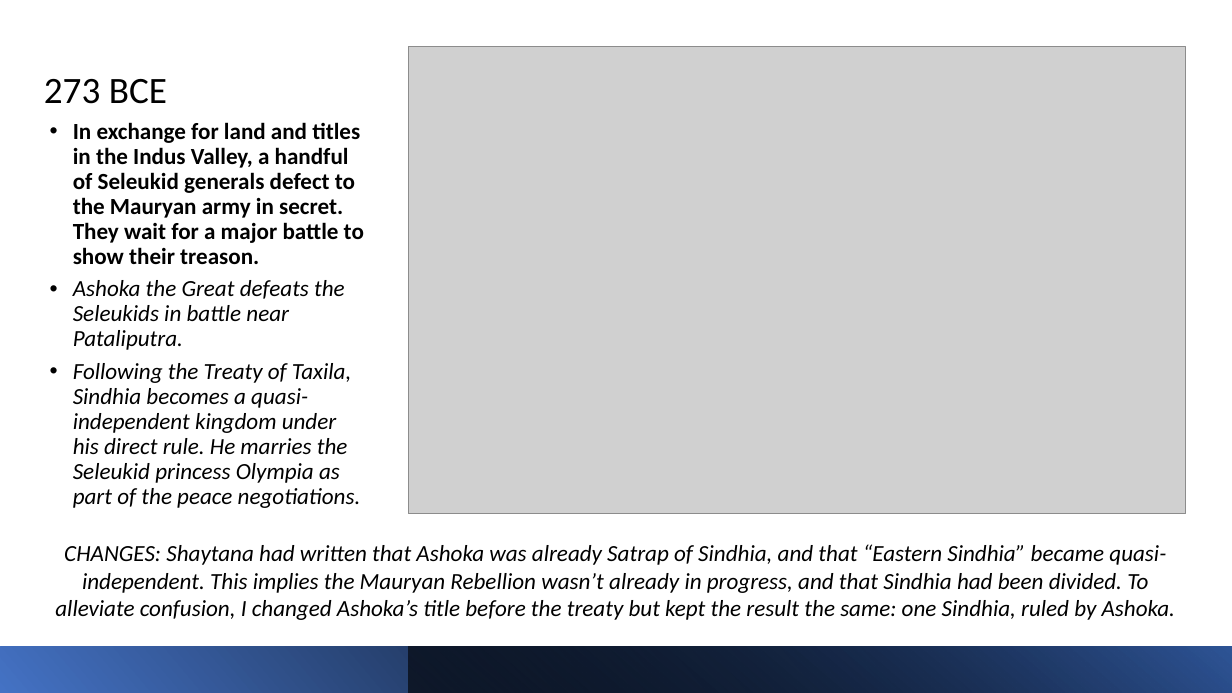
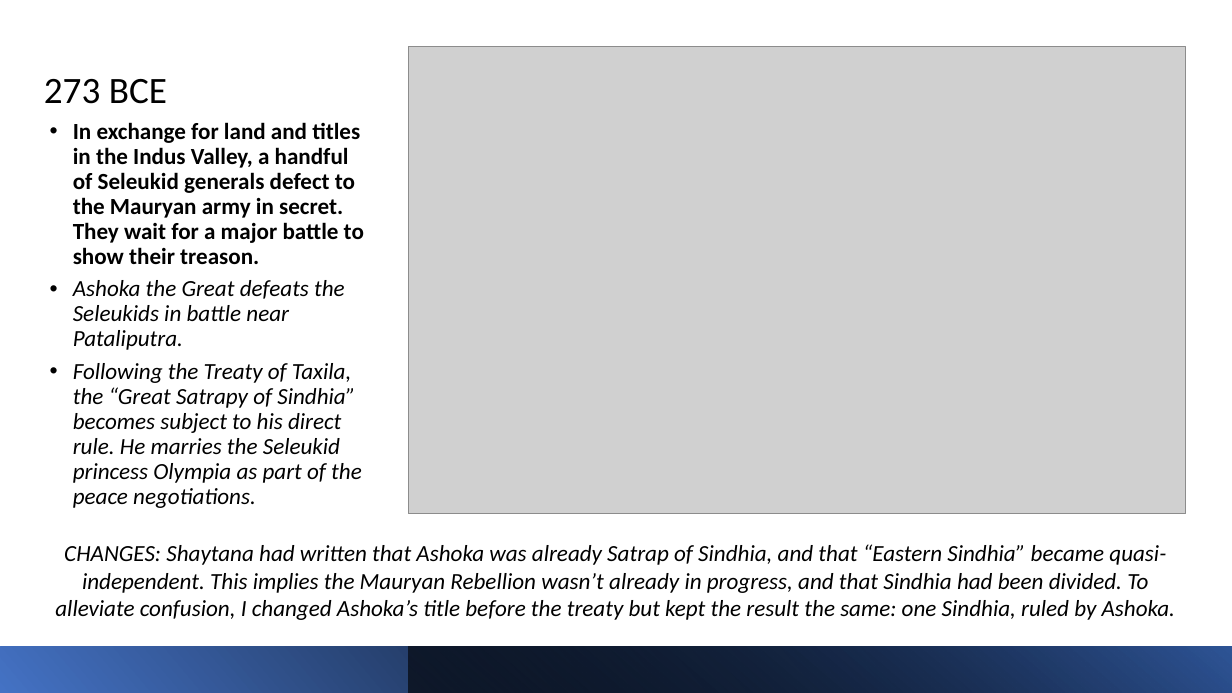
Before and after one commit to 00matthew2000/Lux-Ultima, a slide deck: slide 22 of Map Timeline.pptx. Drawn at 1232x693 pixels with LibreOffice and Linux fonts; fonts in the diff are those of the drawing; grey boxes stand for pictures. Boxes give left, top, right and bottom in pixels: in the first picture for what was removed or moved away, otherwise in the second. Text is boxed around its words. In the diff, an @@ line names an element or a change of style, - is before the commit and + after.

Commit message:
Map Timeline Update
- Added maps through 246 BCE.
- Fixed timeline and maps related to Sindhia's annexation.
- Added lore related to Qin expansion and minor actions of Ashoka the Great.

```diff
--- a/Map Timeline.pptx
+++ b/Map Timeline.pptx
@@ text at bbox=[73, 363, 362, 508]: text changed @@
-• Following the Treaty of Taxila, Sindhia becomes a quasi-independent kingdom under his direct rule. He marries the Seleukid princess Olympia as part of the peace negotiations.
+• Following the Treaty of Taxila, the “Great Satrapy of Sindhia” becomes subject to his direct rule. He marries the Seleukid princess Olympia as part of the peace negotiations.
```
Also in this commit, not shown: 4 other slides changed, 6 slides added.
